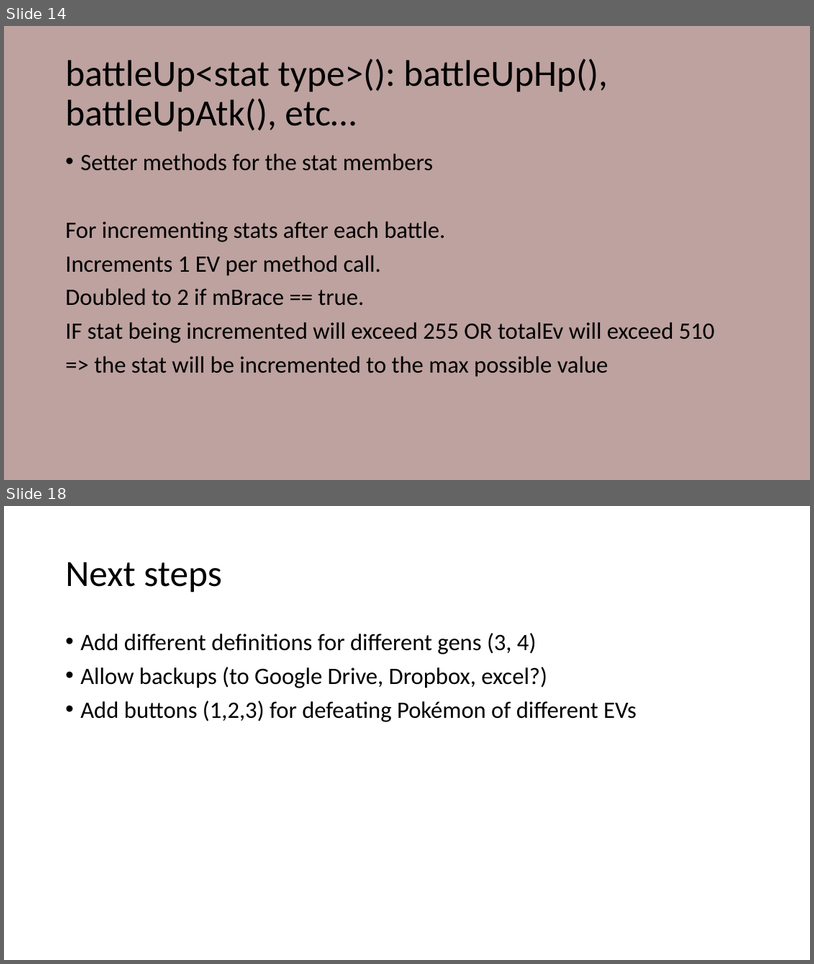
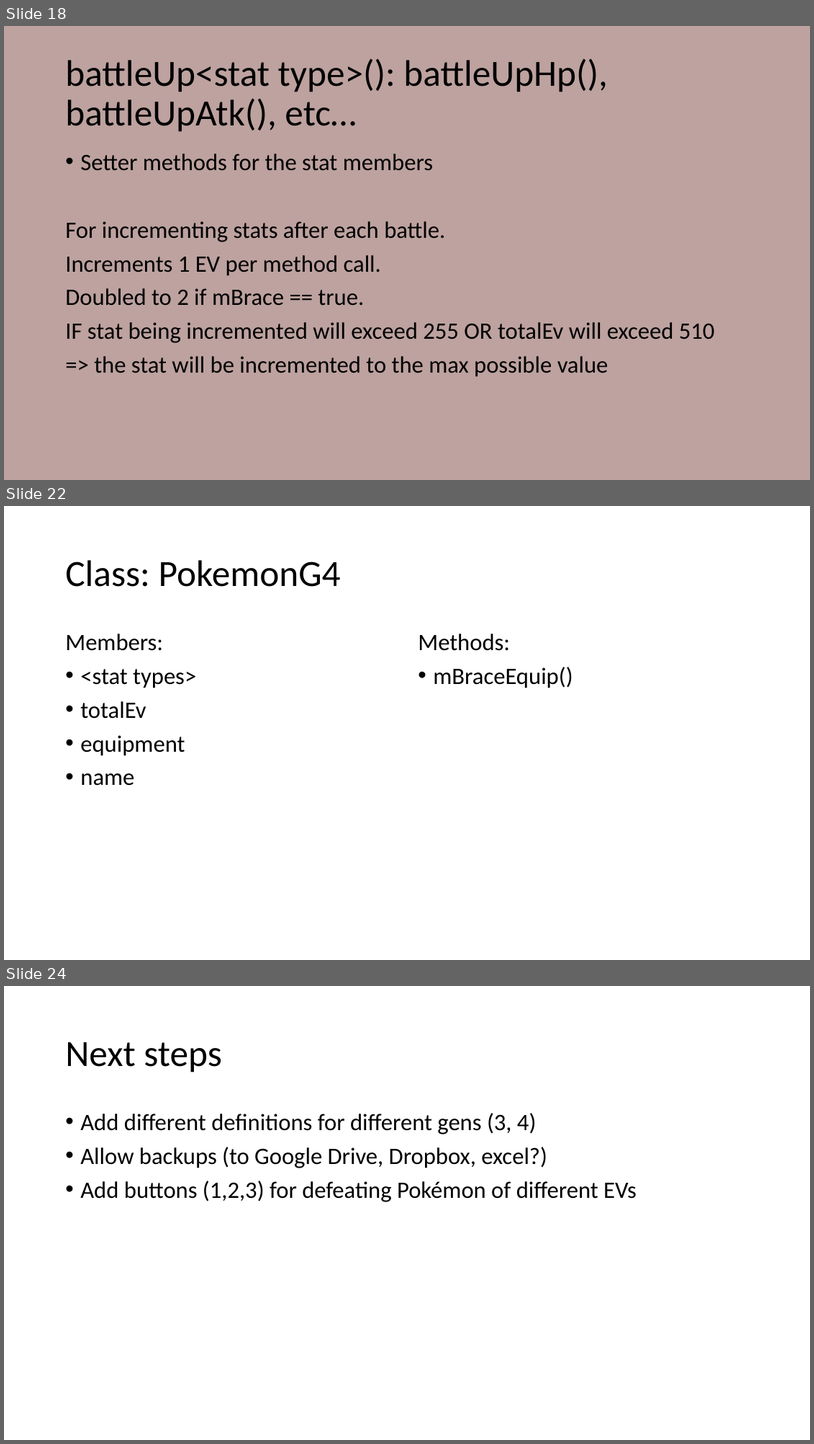
Before and after one commit to Ellime/PokemonEVCounter, a slide deck: Outline_PokemonEVCounterApp.pptx. Shown one above the other, each under a label of ours: slides 14 and 18 before the commit, slides 18, 22 and 24 after it; the slides between them are not shown. The pictures are 814x964 and 814x1444 pixels, drawn with LibreOffice and Linux fonts; fonts in the diff are those of the drawing. Boxes give left, top, right and bottom in pixels: in the first picture for what was removed or moved away, otherwise in the second. Text is boxed around its words. In the diff, an @@ line names an element or a change of style, - is before the commit and + after.

```diff
--- a/Outline_PokemonEVCounterApp.pptx
+++ b/Outline_PokemonEVCounterApp.pptx
@@ slide 22 added at [4,506,810,960], background #FFFFFF @@
@@ title added at [65,560,341,587], 44 pt, text #000000 @@
+Class: PokemonG4
@@ text added at [65,633,196,785], 28 pt, text #000000 @@
+Members:
+• <stat types>
+• totalEv
+• equipment
+• name
@@ text added at [418,633,573,688], 28 pt, text #000000 @@
+Methods:
+• mBraceEquip()
@@ what was slide 14 is now slide 18 @@
@@ what was slide 18 is now slide 24 @@
```
Also in this commit, not shown: 8 slides changed, 6 other slides added, 1 slide removed.
